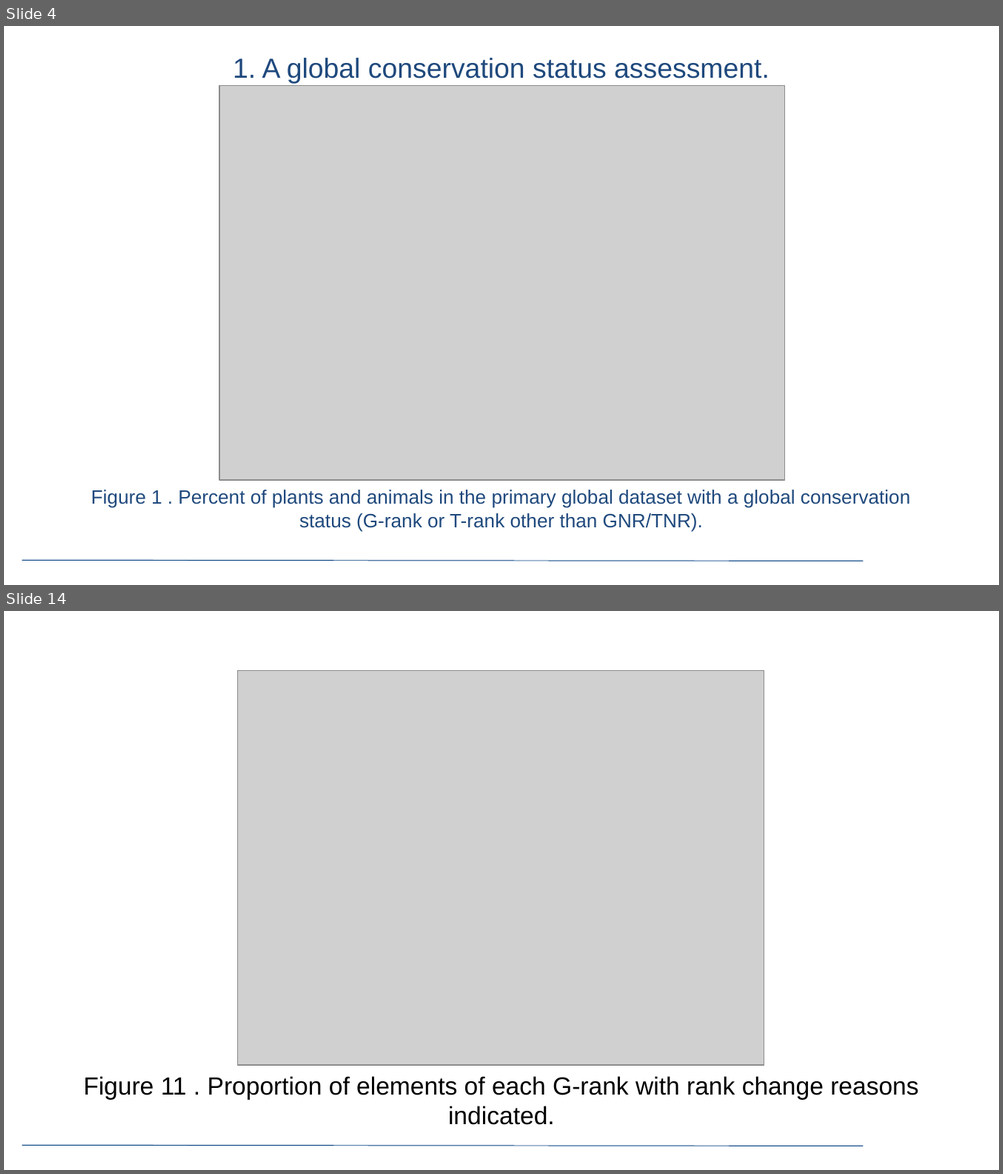
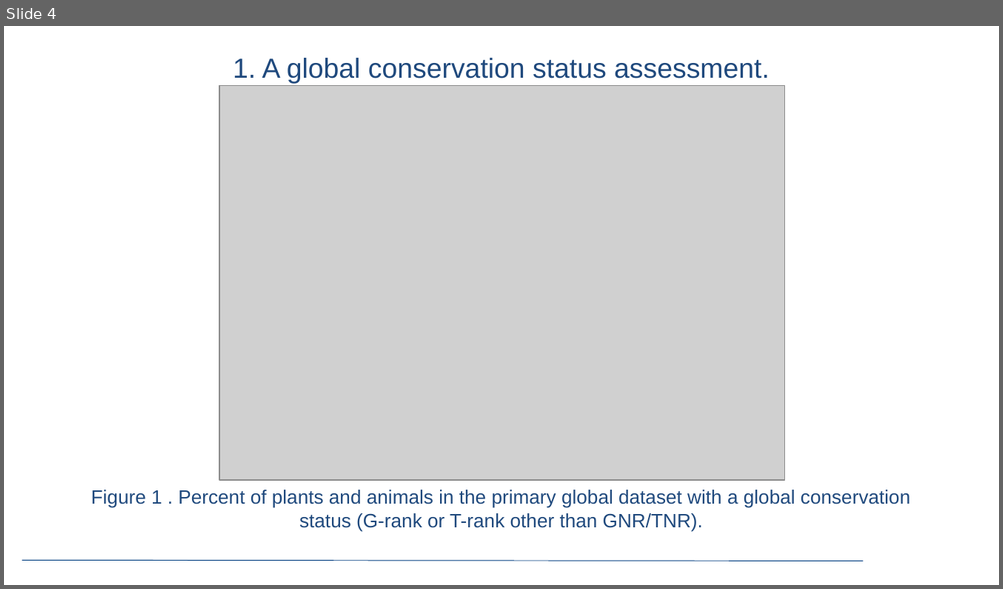
Before and after one commit to mtarjan/Reproducible-reporting-tutorial, a slide deck: Presentation Template.pptx. Shown one above the other, each under a label of ours: slides 4 and 14 before the commit, slide 4 after it; the slides between them are not shown. The pictures are 1003x1174 and 1003x589 pixels, drawn with LibreOffice and Linux fonts; fonts in the diff are those of the drawing; grey boxes stand for pictures; background and template pictures are left out. Boxes give left, top, right and bottom in pixels: in the first picture for what was removed or moved away, otherwise in the second. Text is boxed around its words. In the diff, an @@ line names an element or a change of style, - is before the commit and + after.

```diff
--- a/Presentation Template.pptx
+++ b/Presentation Template.pptx
@@ slide 14 removed at [4, 611, 999, 1170], background #FFFFFF; not listed: 1 template element that a slide beside it also shows @@
@@ picture removed at [238, 671, 764, 1065] @@
@@ text removed at [83, 1076, 918, 1125] @@
-Figure 11 . Proportion of elements of each G-rank with rank change reasons indicated.
```
Also in this commit, not shown: 15 other slides removed.
